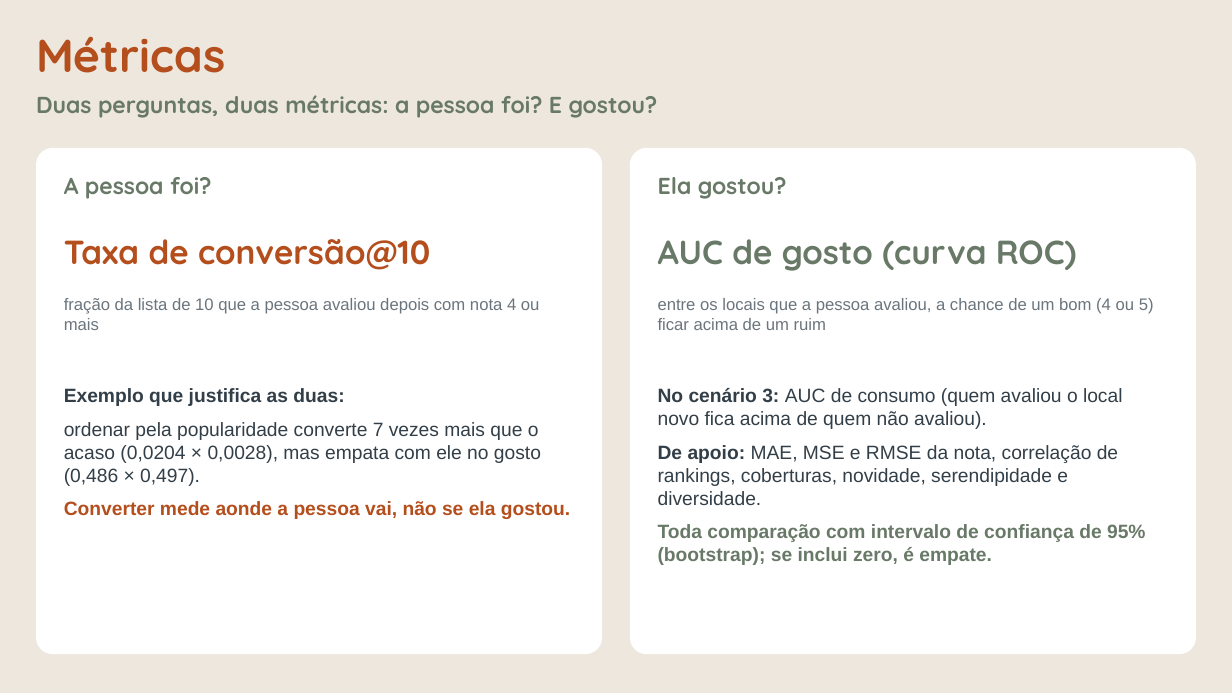
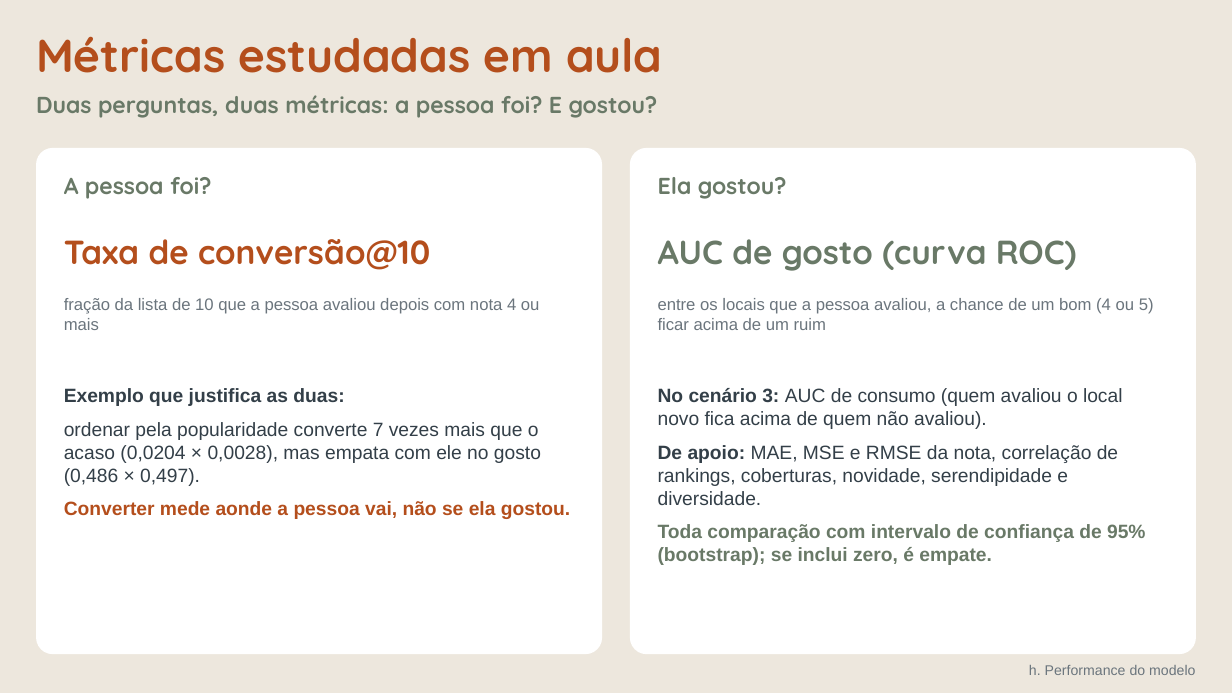
Before and after one commit to Chelughini/sistema-recomendacao-t1, a slide deck: slide 19 of apresentacao/T1_Sistema_Recomendacao.pptx (slide 11 before the commit). Drawn at 1232x693 pixels with LibreOffice and Linux fonts; fonts in the diff are those of the drawing. Boxes give left, top, right and bottom in pixels: in the first picture for what was removed or moved away, otherwise in the second. Text is boxed around its words. In the diff, an @@ line names an element or a change of style, - is before the commit and + after.

```diff
--- a/apresentacao/T1_Sistema_Recomendacao.pptx
+++ b/apresentacao/T1_Sistema_Recomendacao.pptx
@@ text at (36, 36, 663, 73): text changed @@
-Métricas
+Métricas estudadas em aula
@@ text added at (1029, 665, 1195, 675), 11 pt, text #6B757D @@
+h. Performance do modelo
```
Also in this commit, not shown: 19 other slides changed, 9 slides added, 2 slides removed, 4 other files.
